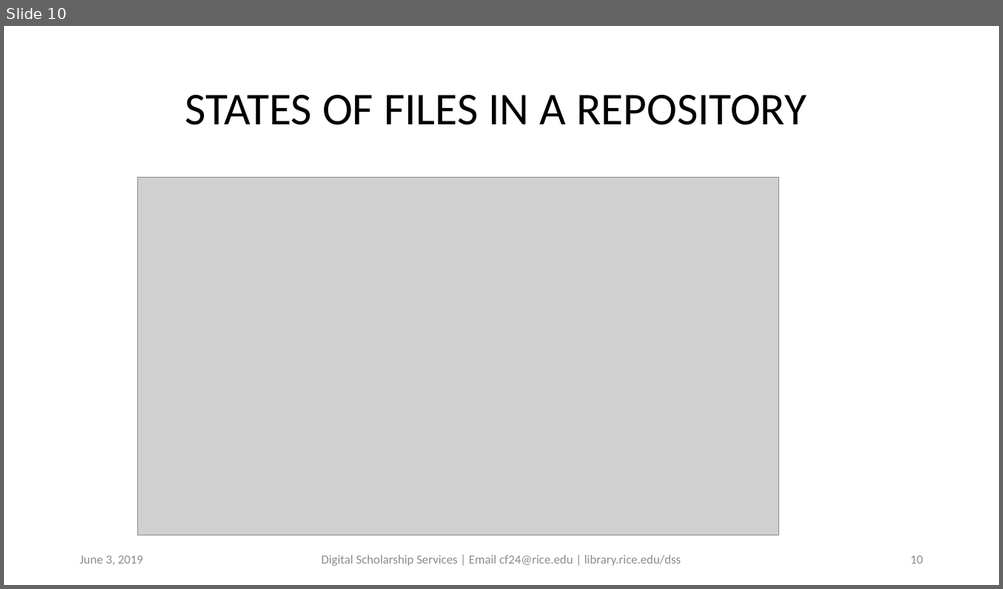
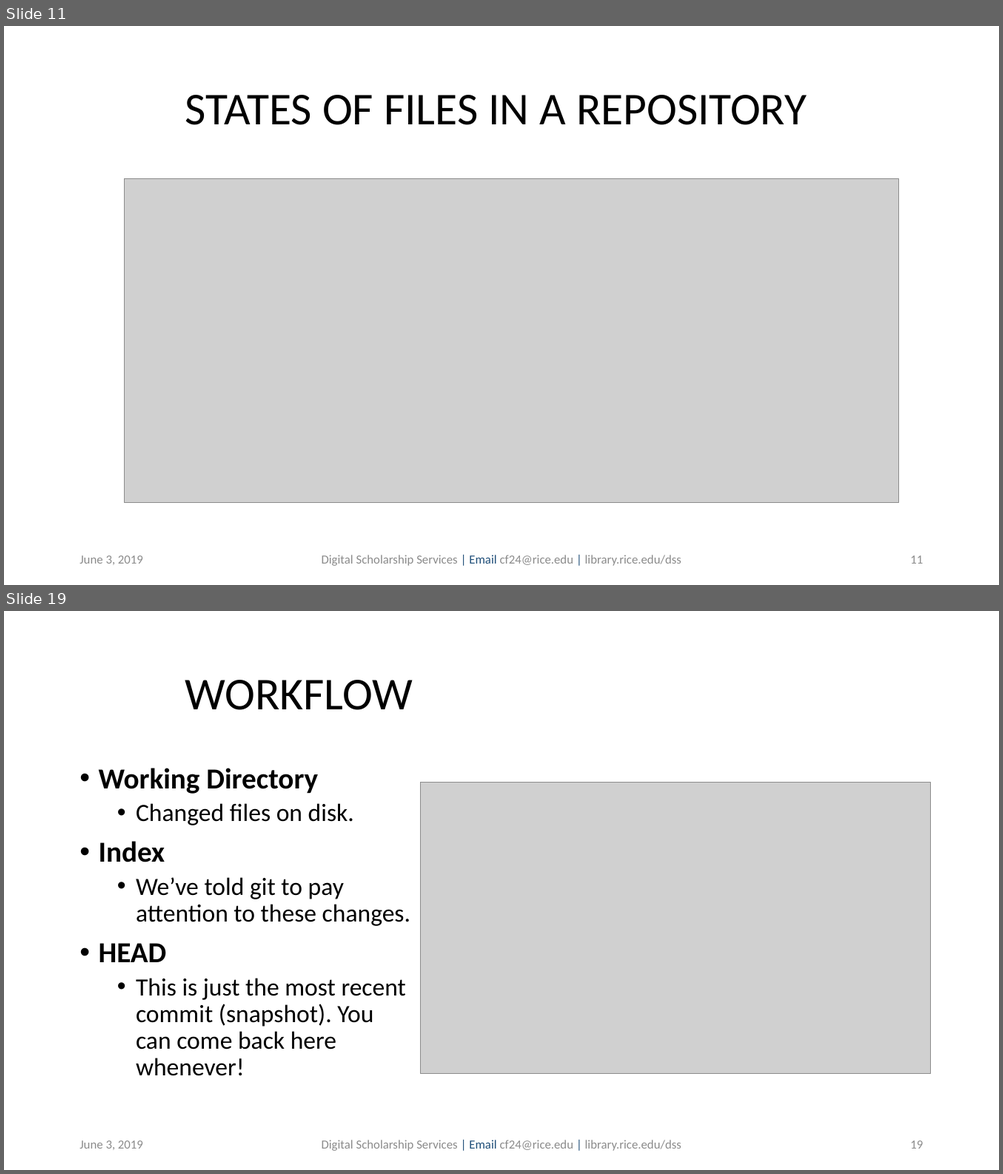
Before and after one commit to bakitybacon/rice-data-and-donuts, a slide deck: github/Introduction to Git & Github.pptx. Shown one above the other, each under a label of ours: slide 10 before the commit, slides 11 and 19 after it; the slides between them are not shown. The pictures are 1003x589 and 1003x1174 pixels, drawn with LibreOffice and Linux fonts; fonts in the diff are those of the drawing; grey boxes stand for pictures; background and template pictures are left out. Boxes give left, top, right and bottom in pixels: in the first picture for what was removed or moved away, otherwise in the second. Text is boxed around its words. In the diff, an @@ line names an element or a change of style, - is before the commit and + after.

```diff
--- a/github/Introduction to Git & Github.pptx
+++ b/github/Introduction to Git & Github.pptx
@@ slide 19 added at (x1=4, y1=611, x2=999, y2=1170), background #FFFFFF @@
@@ title added at (x1=185, y1=680, x2=412, y2=710), 44 pt, text #000000 @@
+WORKFLOW
@@ text added at (x1=99, y1=768, x2=410, y2=1076), 24 pt, text #000000 @@
+• Working Directory
+  • Changed files on disk.
+• Index
+  • We’ve told git to pay attention to these changes.
+• HEAD
+  • This is just the most recent commit (snapshot). You can come back here whenever!
@@ picture added at (x1=421, y1=783, x2=930, y2=1074) @@
@@ text added at (x1=79, y1=1141, x2=143, y2=1150), 12 pt, text #8C8C8C @@
+June 3, 2019
@@ text added at (x1=321, y1=1140, x2=681, y2=1151), 12 pt, text #8C8C8C @@
+Digital Scholarship Services | Email cf24@rice.edu | library.rice.edu/dss
@@ page number added at (x1=910, y1=1141, x2=922, y2=1149), 12 pt, text #8C8C8C @@
+19
@@ what was slide 10 is now slide 11 @@
@@ slide 11 changed as well @@
@@ picture resized from (x1=137, y1=178, x2=779, y2=536) to (x1=124, y1=179, x2=899, y2=503) @@
@@ text "Digital Scholarship Services | Email ..." at (x1=321, y1=555, x2=681, y2=566): text colour #8C8C8C to #1F4E79 in "| Email |" @@
@@ page number at (x1=910, y1=556, x2=922, y2=564): text changed @@
-10
+11
```
Also in this commit, not shown: 8 other slides changed, 18 other slides added.
